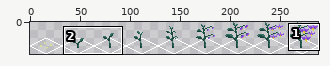
Pixel-art file, stored at growth_sprites/spritesheets/nightshade_spritesheet.aseprite. The first picture is a wide view before the edit; the outline marks the close-up.
Close-up. Before:
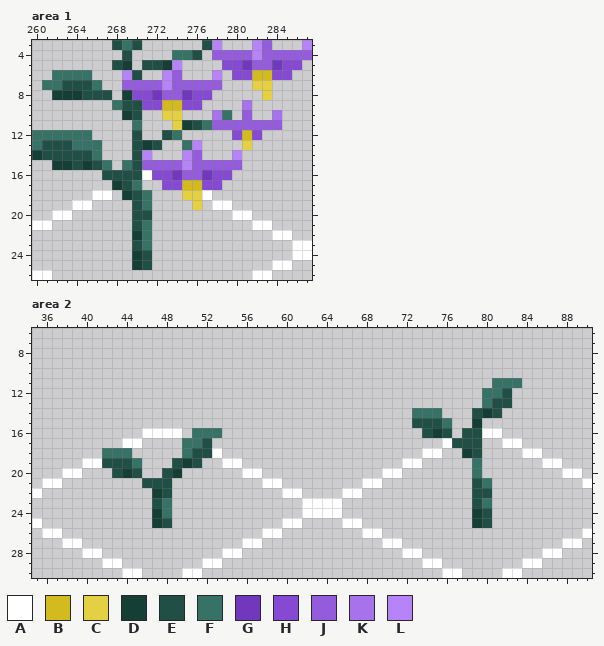
288x32 pixels, 1 frame. Shown: area 1: x 260..287, y 3..26; area 2: x 35..90, y 6..30.
Visible layers, top first: "Layer 1", "Layer 0".
Palette (. is transparent): A #ffffff  B #d3bb1f  C #e5cf42  D #153e35  E #1f4f45  F #377266  G #7137bd  H #8549d3  J #945cdc  K #a872ed  L #b684f6
Pixels before, area 1, first column x 260:
 3 ........EFE......EL...LJ...L
 4 .........E....FFE.JJJJLJJJJJ
 5 ........ED.EEDL....HHGJJGHH.
 6 ..FFFF...LE..LJ...L.HHBBHH..
 7 .FFEEEF..JJJJLJJJJJ...CC....
 8 ..DDDEEE.DHHGJJGHH.....C....
 9 ........FEEHHBBHH....K......
10 .........DE..CC...KF.J..K...
11 ..........F...CDEFJJJJJJJ...
12 FFFFFF....E..EF.....HBH.....
13 FEEEFFF...EDE..FL....C......
14 DEEEEEF...EL...LJ...L.......
15 ..DDEDEF.FEJJJJLJJJJJ.......
16 .......EEEEAHHGJJGHH........
17 ........DEF..HHBBHH.........
18 ......AA.DEF...CCA..........
19 ....AA....EF....C.AA........
20 ..AA......EE........AA......
21 AA........EF..........AA....
22 ..........DF............AA..
23 ..........EF..............AA
24 ..........DE..............AA
25 ..........DE............AA..
26 AA....................AA....
Pixels before, area 2, first column x 35:
11 ..............................................FFF.......
12 .............................................FFE........
13 .............................................FEE........
14 ......................................FFF...EDE.........
15 ......................................EEEF..D...........
16 ...........AAAA.FFF....................EDE.EEAA.........
17 .........AA....FFE.......................AEEE..AA.......
18 .......FFF.....FEEA....................AA..DE....AA.....
19 .....AAEEEF...EDE..AA................AA.....F......AA...
20 ...AA...EDE..ED......AA............AA.......F........AA.
21 .AA........EEE.........AA........AA.........EF.........A
22 A...........DE...........AA....AA...........EE..........
23 ............EF.............AAAA.............EF..........
24 ............DF.............AAAA.............DE..........
25 A...........DE...........AA....AA...........DE..........
26 .AA....................AA........AA....................A
27 ...AA................AA............AA................AA.
28 .....AA............AA................AA............AA...
29 .......AA........AA....................AA........AA.....
30 .........AA....AA........................AA....AA.......
After the commit:
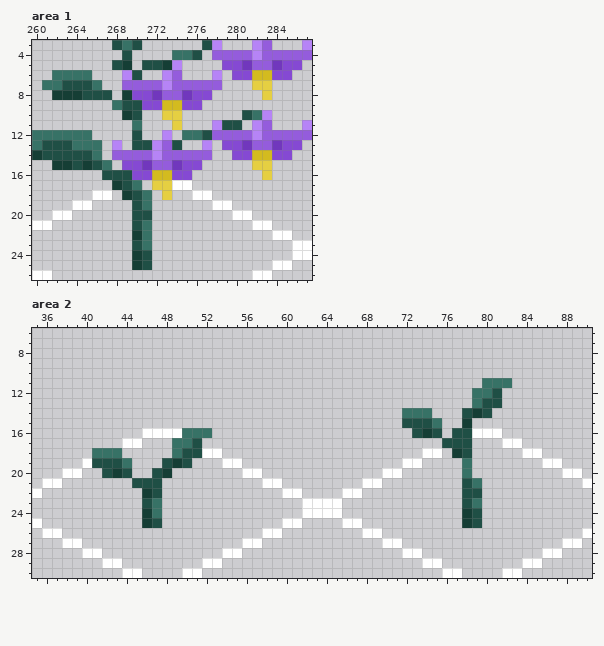
Diff:
Changed rows in their new state; - is an unchanged pixel.
Area 1, layer "Layer 1":
first column x 268:
 9 -------------.------
10 ----------..-EFL.---
11 -------...LEE.L-.--L
12 -----L.FFEJJJJLJJJJJ
13 L--ELJE..L-HHGJJGHH-
14 JJJJLJJJ-J--HHBBHH--
15 -HHG--GHH....-CC----
16 --HHBBHH....---C----
17 ----CCAA...---------
18 -----C-.A-----------
19 --------.-----------
Area 2, layer "Layer 1":
first column x 41:
11 ---------------------------------------F--.
12 --------------------------------------F-E.-
13 --------------------------------------FE-.-
14 -------------------------------F--.--EDE.--
15 -------------------------------E--F.-D.----
16 ---------F--.-------------------EDE.E-A----
17 --------F-E.-----------------------E--.----
18 F--.----FE-A------------------------DE.----
19 E--F.--EDE.--------------------------F.----
20 -EDE.-ED.----------------------------F.----
21 ----E--.-----------------------------EF.---
22 -----DE.-----------------------------E-.---
23 -----EF.-----------------------------EF.---
24 -----DF.-----------------------------DE.---
25 -----DE.-----------------------------DE.---
Changed places in both close-ups, as pixel boxes (x1, y1, x2, y2):
changed: (112, 100, 312, 210)
changed: (402, 378, 522, 528)
changed: (92, 428, 222, 528)
